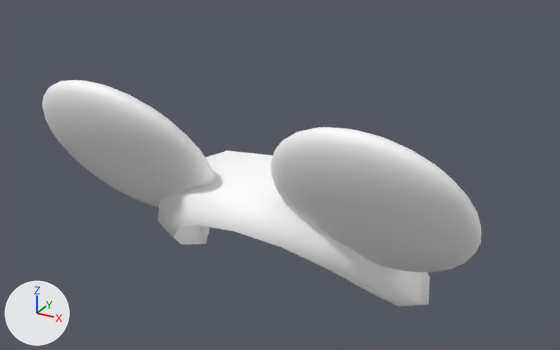
Before and after pictures for a commit that changed the Blender file DevAssets/BlenderModels/SecondaryItems.blend.
Rendered twice from a 50 mm camera at (0.252, -0.478, 1.001) aimed at (0.008, -0.034, 0.779). The lights are fixed; the arrows at lower left show +X, +Y and +Z. The picture after the commit comes second.

The first picture shows 'head'.
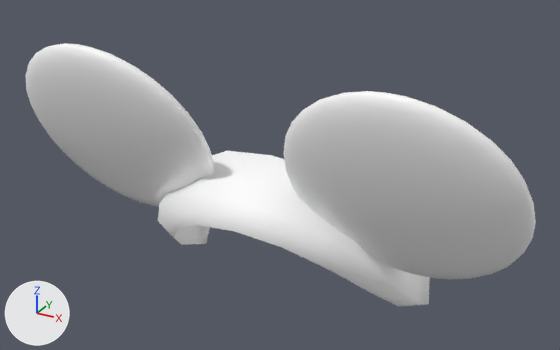
What differs and where, as boxes [x1, y1, x2, y2] in the pictures (560 x 350 px; the box of a moved part takes in the faces that stretch with it):
'head', reshaped, turned: before [42, 80, 481, 307]; after [25, 43, 536, 306]
part 1 of me_head, moved or reshaped: before [158, 151, 430, 307]; after [158, 151, 430, 306]
part 2 of me_head, added: after [284, 91, 536, 279]
part 3 of me_head, added: after [25, 43, 214, 207]
part 4 of me_head, deleted: before [271, 127, 481, 272]
part 5 of me_head, deleted: before [42, 80, 215, 207]

Edits to the bpy script that builds the scene:
```text
Change me_head:
    used by ob_head; location = (0.0, 0.0, 0.0); rotation_euler = (1.571, 0.0, 0.0), in degrees (90, 0, 0)
    remove me_head.from_pydata(...)  # 1008 vertices, 1088 faces; spans x -0.164..0.161, y 0.667..0.852, z -0.029..0.115
    add me_head.from_pydata(...)  # 790 vertices, 928 faces; spans x -0.19..0.19, y -0.101..0.029, z 0.667..0.873
    me_head part 1: the loose piece of 44 vertices spanning x -0.109..0.109, y 0.667..0.792, z -0.029..0.083 is turned 90 degrees about the x axis through the mesh origin
    me_head part 2: a new loose piece of 373 vertices spanning x 0.03..0.19, y -0.101..-0.029, z 0.727..0.873, in mat_default_material (white #ffffff)
    me_head part 3: a new loose piece of 372 vertices spanning x -0.19..-0.03, y -0.101..-0.029, z 0.727..0.873, in mat_default_material (white #ffffff)
    me_head part 4: the loose piece of 482 vertices spanning x 0.026..0.161, y 0.728..0.852, z 0.025..0.115 is deleted
    me_head part 5: the loose piece of 482 vertices spanning x -0.164..-0.029, y 0.728..0.852, z 0.025..0.115 is deleted
    other edits to the shape of me_head do not show in these pictures
Change ob_head:
    ob_head.rotation_euler: (1.571, 0.0, 0.0) -> (0.0, 0.0, 0.0)  # degrees (90, 0, 0) -> degrees (0, 0, 0)
```
